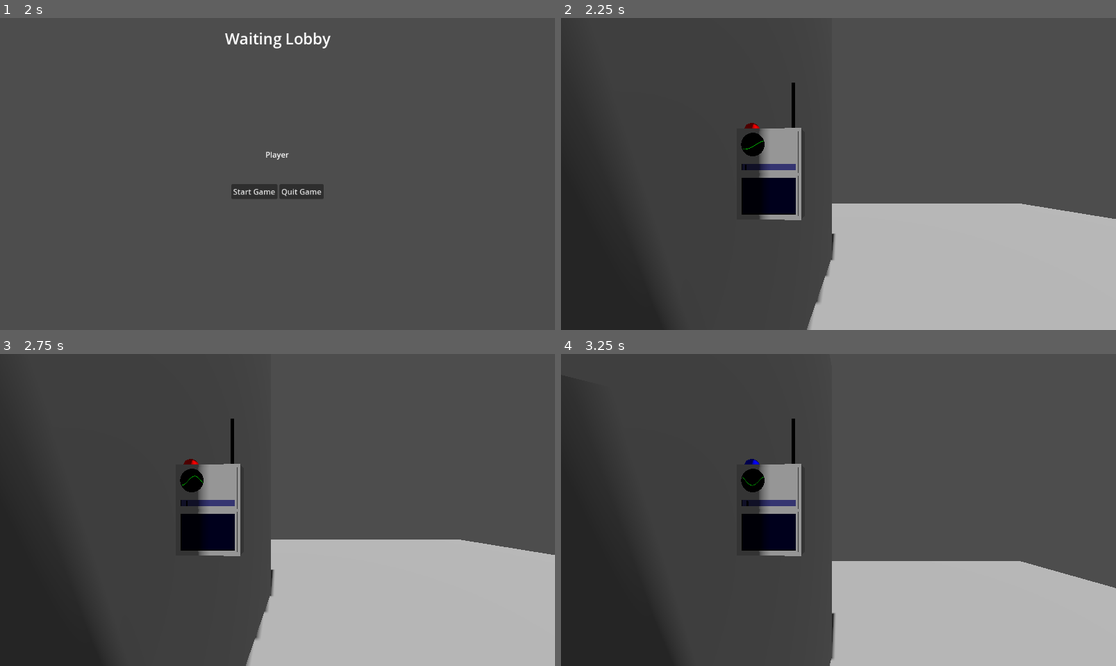
Above: before the commit, frames 1-4 (two rows, left to right).
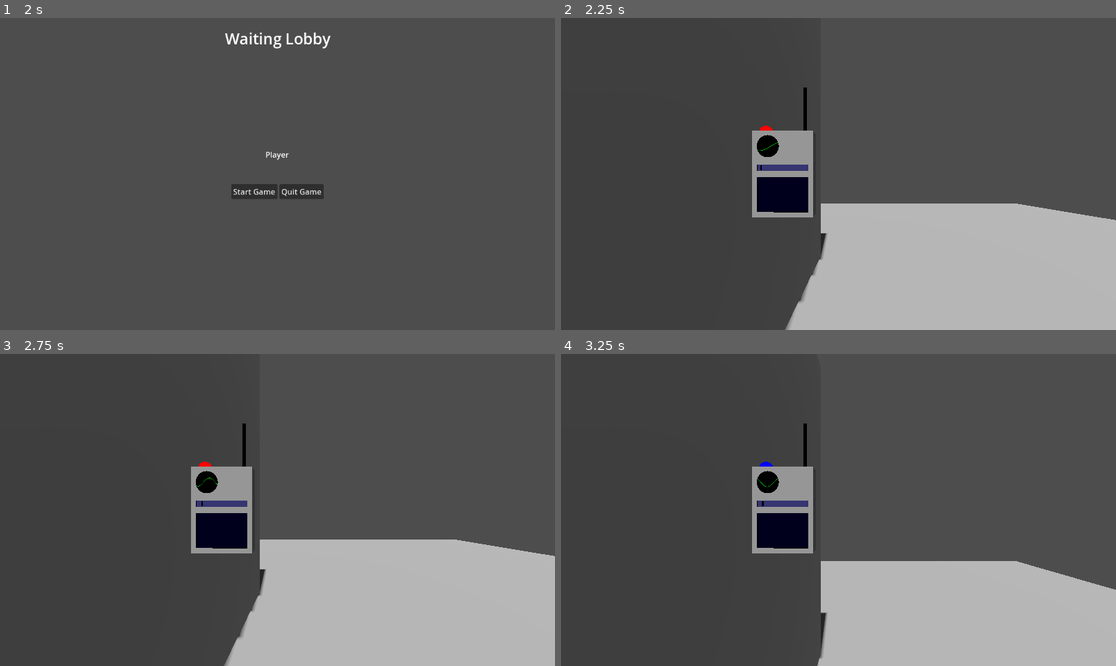
Above: after the commit, the same moments.

Repository: hiemas-lerastad/FriendSlopWorkingTitle
Game: Godot game, scene res://Scenes/Game.tscn
The game is run twice, just before and just after one commit, with the same random seed, the same clock (stepped at 60 frames per second) and the same inputs.
Inputs (mouse positions are in pixels of both pictures, inside the frame that each line leads up to):
- Up to frame 1 (2 s): tap Enter (ui_accept) at 0.5, 0.77 s; move the mouse to (399, 158) at 0.52 s; press the mouse at (399, 158) at 0.53 s; hold D (movement_right) 0.53-1.25 s; release the mouse at (399, 158) at 1.25 s; click "Host via ENet" at 1.25 s
- Up to frame 2 (2.25 s): click "Start Game" at 2 s
- Up to frame 3 (2.75 s): no input
- Up to frame 4 (3.25 s): tap Enter (ui_accept) at 2.75, 3.02 s; move the mouse to (727, 525) at 2.77 s; hold Q (device_tune_down) from 2.78 s (still down); click (727, 525) at 2.85 s

Frame 1 is identical in both runs. In frame 2, 7.7% of the frame differs, in the area x 0-100%, y 20-100%; in frame 3, 7.7%; in frame 4, 9.2%.

Commit message:
Player update

Diff:
--- a/Scenes/Player.tscn
+++ b/Scenes/Player.tscn
@@ -6,12 +6,16 @@
 [ext_resource type="PackedScene" uid="uid://vtknsoe72ndb" path="res://Scenes/VOIPManager.tscn" id="4_dewec"]
 [ext_resource type="Script" uid="uid://006ex5ya7l71" path="res://Scripts/SpatialTransmitter.gd" id="5_5ixxa"]
 
+[sub_resource type="SphereShape3D" id="SphereShape3D_5ixxa"]
+radius = 0.2
+
 [sub_resource type="AudioStreamGenerator" id="AudioStreamGenerator_5ixxa"]
 mix_rate_mode = 0
 
 [sub_resource type="CapsuleMesh" id="CapsuleMesh_qbkls"]
 
 [sub_resource type="CapsuleShape3D" id="CapsuleShape3D_rpqav"]
+radius = 0.7
 
 [sub_resource type="SceneReplicationConfig" id="SceneReplicationConfig_kyqiw"]
 properties/0/path = NodePath(".:position")
@@ -29,20 +33,26 @@
 collision_mask = 3
 script = ExtResource("1_rpqav")
 pivot = NodePath("Pivot")
-held_item = NodePath("Pivot/Radio")
-camera = NodePath("Pivot/Camera3D")
+held_item = NodePath("Pivot/SpringArm3D/Radio")
+camera = NodePath("Pivot/First Person Camera")
 voip_manager = NodePath("Voip Manager")
 
 [node name="Pivot" type="Node3D" parent="."]
 transform = Transform3D(1, 0, 0, 0, 1, 0, 0, 0, 1, 0, 0.463958, 0)
 
-[node name="Camera3D" type="Camera3D" parent="Pivot"]
+[node name="First Person Camera" type="Camera3D" parent="Pivot"]
+current = true
 
-[node name="Radio" parent="Pivot" node_paths=PackedStringArray("voice_output") instance=ExtResource("2_kyqiw")]
-transform = Transform3D(-0.00884871, 0, -0.999961, 0, 1, 0, 0.999961, 0, -0.00884871, -0.389325, 0, -1.19511)
+[node name="SpringArm3D" type="SpringArm3D" parent="Pivot"]
+transform = Transform3D(1, 0, 0, 0, 1, 0, 0, 0, 1, -0.32966, 0, -0.362125)
+shape = SubResource("SphereShape3D_5ixxa")
+spring_length = -0.9
+
+[node name="Radio" parent="Pivot/SpringArm3D" node_paths=PackedStringArray("voice_output") instance=ExtResource("2_kyqiw")]
+transform = Transform3D(-0.00884871, 0, -0.999961, 0, 1, 0, 0.999961, 0, -0.00884871, 0, 0, 0)
 voice_output = NodePath("SpatialTransmitter2")
 
-[node name="SpatialTransmitter2" type="Node3D" parent="Pivot/Radio" node_paths=PackedStringArray("audio_player") groups=["Transmitter"]]
+[node name="SpatialTransmitter2" type="Node3D" parent="Pivot/SpringArm3D/Radio" node_paths=PackedStringArray("audio_player") groups=["Transmitter"]]
 transform = Transform3D(-0.00884871, 0, 0.999961, 0, 1, 0, -0.999961, 0, -0.00884871, 1.19162, -0.463958, -0.399885)
 script = ExtResource("5_5ixxa")
 range_full = 200.0
@@ -54,7 +64,7 @@
 disable_debug_markers = false
 metadata/_custom_type_script = "uid://006ex5ya7l71"
 
-[node name="Radio Voice Player" type="AudioStreamPlayer3D" parent="Pivot/Radio/SpatialTransmitter2"]
+[node name="Radio Voice Player" type="AudioStreamPlayer3D" parent="Pivot/SpringArm3D/Radio/SpatialTransmitter2"]
 transform = Transform3D(-0.00884871, 0, -0.999961, 0, 1, 0, 0.999961, 0, -0.00884871, -0.389325, 0.463958, -1.19511)
 stream = SubResource("AudioStreamGenerator_5ixxa")
 attenuation_model = 3
@@ -75,7 +85,7 @@
 metadata/_custom_type_script = "uid://bnseld6uo4gui"
 
 [node name="Voip Manager" parent="." node_paths=PackedStringArray("outputs") instance=ExtResource("4_dewec")]
-outputs = [NodePath("../SpatialTransmitter/AudioStreamPlayer3D"), NodePath("../Pivot/Radio/SpatialTransmitter2/Radio Voice Player")]
+outputs = [NodePath("../SpatialTransmitter/AudioStreamPlayer3D"), NodePath("../Pivot/SpringArm3D/Radio/SpatialTransmitter2/Radio Voice Player")]
 
 [node name="SpatialTransmitter" type="Node3D" parent="." node_paths=PackedStringArray("audio_player") groups=["Transmitter"]]
 script = ExtResource("5_5ixxa")
Not shown: 1 places in Scenes/Player.tscn that only renumber resources
